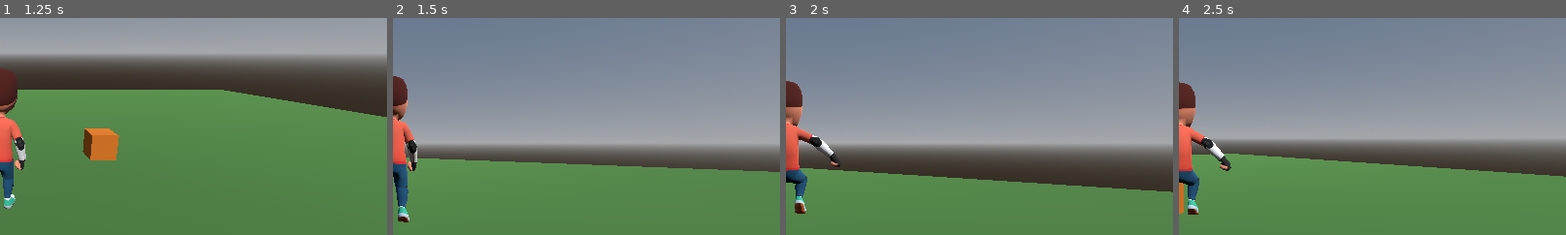
Above: before the commit, frames 1-4 (left to right).
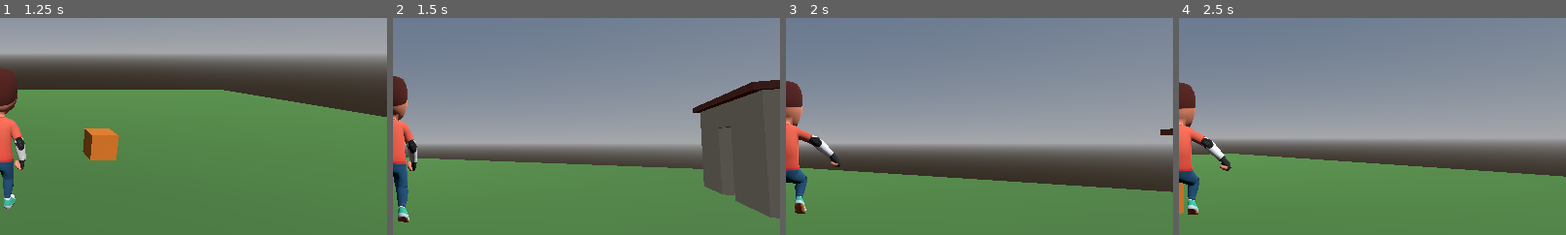
Above: after the commit, the same moments.

Repository: BigBang1010101010/game12
Game: Godot game, scene res://scenes/character_select.tscn
Two runs of this game, one before a commit and one after it. Both use one fixed random seed, a clock stepped at 60 frames per second and the inputs below.
Inputs (mouse positions are % of the whole screen's width and height, from its top left):
- Up to frame 1 (1.25 s): click "Personaje 1" at 0.5 s
- Up to frame 2 (1.5 s): tap Enter at 1.25 s; move the mouse to (55, 50) at 1.27 s; hold W (move_forward) from 1.28 s (still down); hold E (interact) from 1.28 s (still down); click (55, 50) at 1.42 s
- Up to frame 3 (2 s): keep holding W (move_forward); keep holding E (interact); tap Space (jump) at 1.52 s
- Up to frame 4 (2.5 s): keep holding W (move_forward); move the mouse to (45, 50) at 2.02 s; release E (interact) at 2.03 s; tap Shift at 2.1 s; tap Space (jump) at 2.27 s
The pictures show only the part of the screen within x 50-100%, y 24-74%; the shares and areas given below are measured in that part.

Frame 1 is identical in both runs. In frame 2, 9.2% of the frame differs, in the area x 77-100%, y 28-93%; in frame 3, less than 0.1%; in frame 4, nothing differs.

Commit message:
Add a simple walkable house with a real (non-decorative) doorway
scenes/main.tscn "House": a StaticBody3D built from primitive BoxMesh/
BoxShape3D pieces, placed at world (10, 0, 10) on the existing grass
floor. The south wall is split into a left segment, a right segment,
and a lintel above the gap, instead of one solid box, so the doorway
is an actual hole in the collision geometry rather than a decorative
cutout on top of solid collision.

Final measurements (exceed every minimum from the spec):
- Interior: 6x6 units (X/Z), wall height 3.2 (> the 3.0 minimum)
- Wall thickness: 0.3
- Door clear opening: 1.4 wide x 2.4 tall (exactly the requested
  minimums), centered in the south wall
- Roof: a flat 7x7x0.2 box sitting on top of the walls (0.2 overhang
  past the wall footprint on each side)

Verified by actually driving the Player's CharacterBody3D through the
real physics (not asserting the measurements are correct on paper):
holding move_forward at world (10, 1, 2) facing +Z, the player crosses
the door gap (world Z 6.7-7.0) with zero hesitation - position logged
every 10 physics frames shows smooth, continuous progress through that
range (e.g. frame 60 at z=6.92, squarely inside the gap) - and ends up
well inside the interior at (10, 0.9, 12.58), stopping only because it
legitimately reached the north wall (inner face at z=13.0, minus the
0.4 capsule radius = 12.6, matching the observed stop almost exactly).

Also ran a negative control to make sure the test methodology actually
detects collisions: walking toward the solid west wall (no door) from
outside correctly gets blocked at x=6.300, matching the wall's inner
face (x=6.7) minus the same 0.4 capsule radius almost exactly - proving
the walls have real collision and the door test above isn't passing
because collision is silently broken.

Diff:
--- a/scenes/main.tscn
+++ b/scenes/main.tscn
@@ -45,6 +45,42 @@
 radius = 0.4
 height = 1.8
 
+[sub_resource type="StandardMaterial3D" id="StandardMaterial3D_wall"]
+albedo_color = Color(0.85, 0.78, 0.65, 1)
+
+[sub_resource type="StandardMaterial3D" id="StandardMaterial3D_roof"]
+albedo_color = Color(0.55, 0.27, 0.2, 1)
+
+[sub_resource type="BoxMesh" id="BoxMesh_wallSN"]
+size = Vector3(2.6, 3.2, 0.3)
+
+[sub_resource type="BoxShape3D" id="BoxShape3D_wallSN"]
+size = Vector3(2.6, 3.2, 0.3)
+
+[sub_resource type="BoxMesh" id="BoxMesh_lintel"]
+size = Vector3(1.4, 0.8, 0.3)
+
+[sub_resource type="BoxShape3D" id="BoxShape3D_lintel"]
+size = Vector3(1.4, 0.8, 0.3)
+
+[sub_resource type="BoxMesh" id="BoxMesh_wallN"]
+size = Vector3(6.6, 3.2, 0.3)
+
+[sub_resource type="BoxShape3D" id="BoxShape3D_wallN"]
+size = Vector3(6.6, 3.2, 0.3)
+
+[sub_resource type="BoxMesh" id="BoxMesh_wallEW"]
+size = Vector3(0.3, 3.2, 6.6)
+
+[sub_resource type="BoxShape3D" id="BoxShape3D_wallEW"]
+size = Vector3(0.3, 3.2, 6.6)
+
+[sub_resource type="BoxMesh" id="BoxMesh_roof"]
+size = Vector3(7, 0.2, 7)
+
+[sub_resource type="BoxShape3D" id="BoxShape3D_roof"]
+size = Vector3(7, 0.2, 7)
+
 [node name="Main" type="Node3D"]
 
 [node name="Floor" type="StaticBody3D" parent="."]
@@ -91,6 +127,72 @@
 [node name="CollisionShape3D" type="CollisionShape3D" parent="DraggableBox"]
 shape = SubResource("BoxShape3D_box")
 
+[node name="House" type="StaticBody3D" parent="."]
+transform = Transform3D(1, 0, 0, 0, 1, 0, 0, 0, 1, 10, 0, 10)
+
+[node name="WallSouthLeft" type="MeshInstance3D" parent="House"]
+transform = Transform3D(1, 0, 0, 0, 1, 0, 0, 0, 1, -2, 1.6, -3.15)
+mesh = SubResource("BoxMesh_wallSN")
+surface_material_override/0 = SubResource("StandardMaterial3D_wall")
+
+[node name="WallSouthLeftCollision" type="CollisionShape3D" parent="House"]
+transform = Transform3D(1, 0, 0, 0, 1, 0, 0, 0, 1, -2, 1.6, -3.15)
+shape = SubResource("BoxShape3D_wallSN")
+
+[node name="WallSouthRight" type="MeshInstance3D" parent="House"]
+transform = Transform3D(1, 0, 0, 0, 1, 0, 0, 0, 1, 2, 1.6, -3.15)
+mesh = SubResource("BoxMesh_wallSN")
+surface_material_override/0 = SubResource("StandardMaterial3D_wall")
+
+[node name="WallSouthRightCollision" type="CollisionShape3D" parent="House"]
+transform = Transform3D(1, 0, 0, 0, 1, 0, 0, 0, 1, 2, 1.6, -3.15)
+shape = SubResource("BoxShape3D_wallSN")
+
+[node name="WallSouthLintel" type="MeshInstance3D" parent="House"]
+transform = Transform3D(1, 0, 0, 0, 1, 0, 0, 0, 1, 0, 2.8, -3.15)
+mesh = SubResource("BoxMesh_lintel")
+surface_material_override/0 = SubResource("StandardMaterial3D_wall")
+
+[node name="WallSouthLintelCollision" type="CollisionShape3D" parent="House"]
+transform = Transform3D(1, 0, 0, 0, 1, 0, 0, 0, 1, 0, 2.8, -3.15)
+shape = SubResource("BoxShape3D_lintel")
+
+[node name="WallNorth" type="MeshInstance3D" parent="House"]
+transform = Transform3D(1, 0, 0, 0, 1, 0, 0, 0, 1, 0, 1.6, 3.15)
+mesh = SubResource("BoxMesh_wallN")
+surface_material_override/0 = SubResource("StandardMaterial3D_wall")
+
+[node name="WallNorthCollision" type="CollisionShape3D" parent="House"]
+transform = Transform3D(1, 0, 0, 0, 1, 0, 0, 0, 1, 0, 1.6, 3.15)
+shape = SubResource("BoxShape3D_wallN")
+
+[node name="WallEast" type="MeshInstance3D" parent="House"]
+transform = Transform3D(1, 0, 0, 0, 1, 0, 0, 0, 1, 3.15, 1.6, 0)
+mesh = SubResource("BoxMesh_wallEW")
+surface_material_override/0 = SubResource("StandardMaterial3D_wall")
+
+[node name="WallEastCollision" type="CollisionShape3D" parent="House"]
+transform = Transform3D(1, 0, 0, 0, 1, 0, 0, 0, 1, 3.15, 1.6, 0)
+shape = SubResource("BoxShape3D_wallEW")
+
+[node name="WallWest" type="MeshInstance3D" parent="House"]
+transform = Transform3D(1, 0, 0, 0, 1, 0, 0, 0, 1, -3.15, 1.6, 0)
+mesh = SubResource("BoxMesh_wallEW")
+surface_material_override/0 = SubResource("StandardMaterial3D_wall")
+
+[node name="WallWestCollision" type="CollisionShape3D" parent="House"]
+transform = Transform3D(1, 0, 0, 0, 1, 0, 0, 0, 1, -3.15, 1.6, 0)
+shape = SubResource("BoxShape3D_wallEW")
+
+[node name="Roof" type="MeshInstance3D" parent="House"]
+transform = Transform3D(1, 0, 0, 0, 1, 0, 0, 0, 1, 0, 3.3, 0)
+mesh = SubResource("BoxMesh_roof")
+surface_material_override/0 = SubResource("StandardMaterial3D_roof")
+
+[node name="RoofCollision" type="CollisionShape3D" parent="House"]
+transform = Transform3D(1, 0, 0, 0, 1, 0, 0, 0, 1, 0, 3.3, 0)
+shape = SubResource("BoxShape3D_roof")
+
 [node name="Player" type="CharacterBody3D" parent="."]
 transform = Transform3D(1, 0, 0, 0, 1, 0, 0, 0, 1, 0, 1, 0)
 script = ExtResource("1_player")
Not shown: 1 places in scenes/main.tscn that only renumber resources
